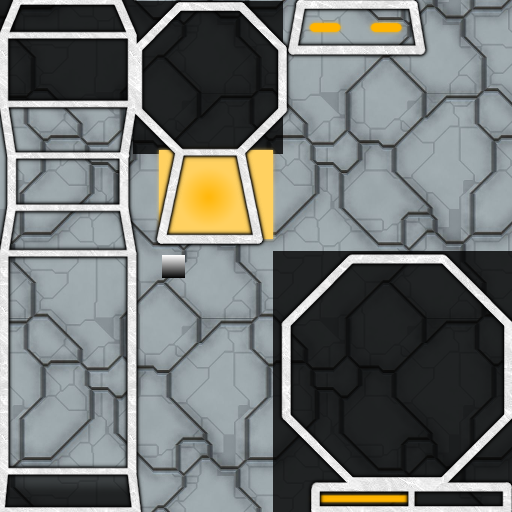
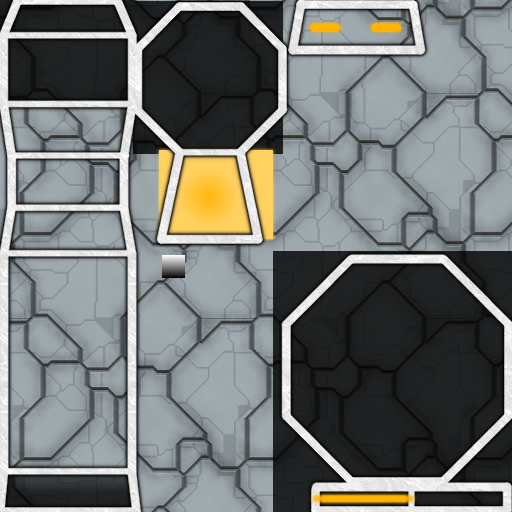
Comparing the layer stacks of the two 512px x 512px images. Changes:
showed "Livello incollato #2" over left=308, top=491, right=417, bottom=507
